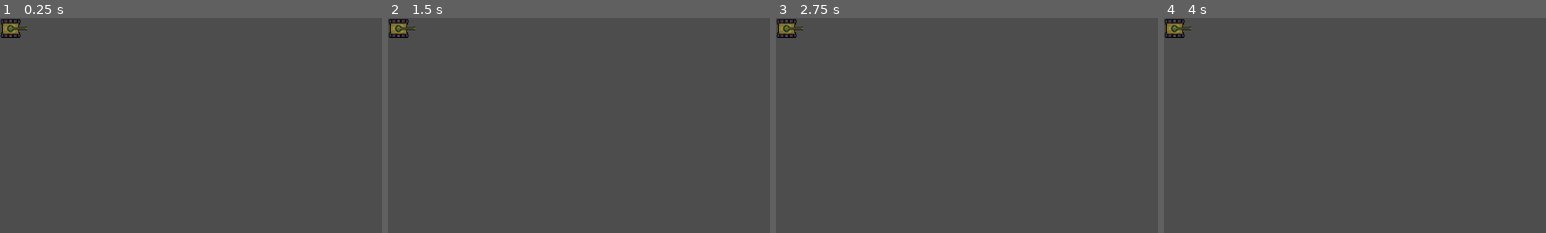
Above: before the commit, frames 1-4 (left to right).
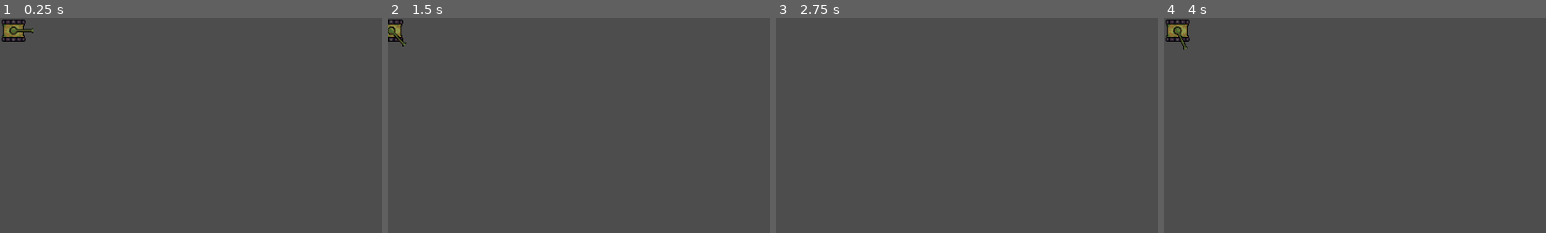
Above: after the commit, the same moments.

Repository: FannyDevz/GameProgrammingFundamental
Game: Godot game, scene res://scenes/tank.tscn
The game is run twice, just before and just after one commit, with the same random seed, the same clock (stepped at 60 frames per second) and the same inputs.
Inputs:
- Up to frame 1 (0.25 s): no input
- Up to frame 2 (1.5 s): tap Enter at 0.5 s; hold L (rotate_weapon_right, bound only after the commit) 0.53-1.28 s; hold Space (weapon_fire, bound only after the commit) 0.53-1.28 s; hold S (move_backward, bound only after the commit) from 1.28 s (still down); tap Space (weapon_fire, bound only after the commit) at 1.35 s
- Up to frame 3 (2.75 s): tap Space (weapon_fire, bound only after the commit) at 2 s; release S (move_backward, bound only after the commit) at 2.03 s; hold L (rotate_weapon_right, bound only after the commit) from 2.03 s (still down); hold Space (weapon_fire, bound only after the commit) from 2.03 s (still down)
- Up to frame 4 (4 s): tap Enter at 2.75 s; release L (rotate_weapon_right, bound only after the commit) at 2.78 s; release Space (weapon_fire, bound only after the commit) at 2.78 s; hold W (move_forward, bound only after the commit) 2.78-3.53 s; tap Space (weapon_fire, bound only after the commit) at 2.85 s; hold J (rotate_weapon_left, bound only after the commit) from 3.53 s (still down); hold Space (weapon_fire, bound only after the commit) from 3.53 s (still down)
The pictures show only the part of the screen within x 0-50%, y 0-50%; the shares and areas given below are measured in that part.
In our replay, the window is 799x449 before the commit and 800x453 after it. These sizes can differ from the game's own. Grey fills any space a smaller window leaves; there, only what the larger window draws over its background counts as a difference.

The runs differ from the first frame. In frame 1, 0.6% of the frame differs, in the area x 0-9%, y 0-12%; in frame 2, 0.5%; in frame 3, 0.4%; in frame 4, 0.6%, in the area x 0-8%, y 0-15%.

Commit message:
feat(Part 2): Moving And Firing

Diff:
--- a/project.godot
+++ b/project.godot
@@ -15,6 +15,54 @@
 config/features=PackedStringArray("4.3", "Forward Plus")
 config/icon="res://icon.svg"
 
+[display]
+
+window/size/viewport_width=960
+window/size/viewport_height=544
+window/stretch/mode="viewport"
+
 [dotnet]
 
 project/assembly_name="S1-Tank"
+
+[input]
+
+turn_left={
+"deadzone": 0.5,
+"events": [Object(InputEventKey,"resource_local_to_scene":false,"resource_name":"","device":-1,"window_id":0,"alt_pressed":false,"shift_pressed":false,"ctrl_pressed":false,"meta_pressed":false,"pressed":false,"keycode":0,"physical_keycode":65,"key_label":0,"unicode":97,"location":0,"echo":false,"script":null)
+]
+}
+turn_right={
+"deadzone": 0.5,
+"events": [Object(InputEventKey,"resource_local_to_scene":false,"resource_name":"","device":-1,"window_id":0,"alt_pressed":false,"shift_pressed":false,"ctrl_pressed":false,"meta_pressed":false,"pressed":false,"keycode":0,"physical_keycode":68,"key_label":0,"unicode":100,"location":0,"echo":false,"script":null)
+]
+}
+move_forward={
+"deadzone": 0.5,
+"events": [Object(InputEventKey,"resource_local_to_scene":false,"resource_name":"","device":-1,"window_id":0,"alt_pressed":false,"shift_pressed":false,"ctrl_pressed":false,"meta_pressed":false,"pressed":false,"keycode":0,"physical_keycode":87,"key_label":0,"unicode":119,"location":0,"echo":false,"script":null)
+]
+}
+move_backward={
+"deadzone": 0.5,
+"events": [Object(InputEventKey,"resource_local_to_scene":false,"resource_name":"","device":-1,"window_id":0,"alt_pressed":false,"shift_pressed":false,"ctrl_pressed":false,"meta_pressed":false,"pressed":false,"keycode":0,"physical_keycode":83,"key_label":0,"unicode":115,"location":0,"echo":false,"script":null)
+]
+}
+rotate_weapon_left={
+"deadzone": 0.5,
+"events": [Object(InputEventKey,"resource_local_to_scene":false,"resource_name":"","device":-1,"window_id":0,"alt_pressed":false,"shift_pressed":false,"ctrl_pressed":false,"meta_pressed":false,"pressed":false,"keycode":0,"physical_keycode":74,"key_label":0,"unicode":106,"location":0,"echo":false,"script":null)
+]
+}
+rotate_weapon_right={
+"deadzone": 0.5,
+"events": [Object(InputEventKey,"resource_local_to_scene":false,"resource_name":"","device":-1,"window_id":0,"alt_pressed":false,"shift_pressed":false,"ctrl_pressed":false,"meta_pressed":false,"pressed":false,"keycode":0,"physical_keycode":76,"key_label":0,"unicode":108,"location":0,"echo":false,"script":null)
+]
+}
+weapon_fire={
+"deadzone": 0.5,
+"events": [Object(InputEventKey,"resource_local_to_scene":false,"resource_name":"","device":-1,"window_id":0,"alt_pressed":false,"shift_pressed":false,"ctrl_pressed":false,"meta_pressed":false,"pressed":false,"keycode":0,"physical_keycode":32,"key_label":0,"unicode":32,"location":0,"echo":false,"script":null)
+]
+}
+
+[rendering]
+
+textures/canvas_textures/default_texture_filter=0
--- /dev/null
+++ b/scenes/bullet.gd
@@ -0,0 +1,8 @@
+extends Area2D
+
+const SPEED = 5000
+var direction : Vector2 = Vector2()
+
+
+func _physics_process(delta: float) -> void:
+	position += direction.normalized() * SPEED * delta
--- /dev/null
+++ b/scenes/bullet.tscn
@@ -0,0 +1,18 @@
+[gd_scene load_steps=4 format=3 uid="uid://cap7p3memu25t"]
+
+[ext_resource type="Script" path="res://scenes/bullet.gd" id="1_p5byo"]
+
+[sub_resource type="RectangleShape2D" id="RectangleShape2D_qst1b"]
+size = Vector2(3, 3)
+
+[sub_resource type="PlaceholderTexture2D" id="PlaceholderTexture2D_p34rl"]
+size = Vector2(3, 3)
+
+[node name="Bullet" type="Area2D"]
+script = ExtResource("1_p5byo")
+
+[node name="BulletCollation" type="CollisionShape2D" parent="."]
+shape = SubResource("RectangleShape2D_qst1b")
+
+[node name="BulletSprite" type="Sprite2D" parent="."]
+texture = SubResource("PlaceholderTexture2D_p34rl")
--- /dev/null
+++ b/scenes/tank.gd
@@ -0,0 +1,38 @@
+extends CharacterBody2D
+
+const SPEED = 64.0
+const TURN_SPEED = 2
+const ROTATE_SPEED = 20
+
+#@onready var weapon: Weapon = $Weapon
+
+@export var weapon: Node2D
+#@onready var weapon: Weapon = $Weapon as Weapon
+
+@onready var body_sprite := $BodySprite
+@onready var animation_player: AnimationPlayer = $AnimationPlayer
+@onready var tank_shape: CollisionShape2D = $TankShape
+
+var direction := Vector2.RIGHT
+
+func _physics_process(delta: float):
+	var input_direction := Input.get_vector("turn_left", "turn_right", "move_backward", "move_forward")
+	if input_direction.x != 0:
+		direction = direction.rotated(input_direction.x * (PI / 2) * TURN_SPEED * delta)
+		rotation = direction.angle()
+	if input_direction.y != 0:
+		animation_player.play("Move")
+		velocity = lerp(velocity, (direction.normalized() * input_direction.y) * SPEED, SPEED * delta)
+	else :
+		velocity = Vector2.ZERO
+		animation_player.play('idle')
+
+	move_and_slide()
+	#
+	var weapon_rotate_direction := Input.get_axis("rotate_weapon_left","rotate_weapon_right")
+	weapon.rotation_degrees += (weapon_rotate_direction * ROTATE_SPEED * delta * PI)
+
+func _input(event):
+	if event.is_action_pressed("weapon_fire"):
+		print("fire")
+		#weapon.fire()
--- a/scenes/tank.tscn
+++ b/scenes/tank.tscn
@@ -1,10 +1,8 @@
-[gd_scene load_steps=8 format=3 uid="uid://dudlht1ekt6tq"]
+[gd_scene load_steps=10 format=3 uid="uid://dudlht1ekt6tq"]
 
 [ext_resource type="Texture2D" uid="uid://bpjmw7wumnh7w" path="res://assets/sprites/tank_body.png" id="1_uv4y0"]
+[ext_resource type="Script" path="res://scenes/tank.gd" id="1_xd3l6"]
 [ext_resource type="PackedScene" uid="uid://hi04e1chyrna" path="res://scenes/weapon.tscn" id="2_i5ejy"]
-
-[sub_resource type="RectangleShape2D" id="RectangleShape2D_lgrui"]
-size = Vector2(28, 26)
 
 [sub_resource type="Animation" id="Animation_d6b6h"]
 resource_name = "Move"
@@ -61,20 +59,27 @@
 "idle": SubResource("Animation_mqcr1")
 }
 
-[node name="Tank" type="CharacterBody2D"]
+[sub_resource type="RectangleShape2D" id="RectangleShape2D_lgrui"]
+size = Vector2(28, 26)
 
-[node name="BodySprite" type="Sprite2D" parent="."]
-position = Vector2(16, 16)
-texture = ExtResource("1_uv4y0")
-hframes = 2
+[sub_resource type="GDScript" id="GDScript_h3orl"]
 
-[node name="TankShape" type="CollisionShape2D" parent="."]
-position = Vector2(16, 16)
-shape = SubResource("RectangleShape2D_lgrui")
-
-[node name="Weapon" parent="." instance=ExtResource("2_i5ejy")]
+[node name="Tank" type="CharacterBody2D" node_paths=PackedStringArray("weapon")]
+position = Vector2(17, 16)
+script = ExtResource("1_xd3l6")
+weapon = NodePath("Weapon")
 
 [node name="AnimationPlayer" type="AnimationPlayer" parent="."]
 libraries = {
 "": SubResource("AnimationLibrary_k0e05")
 }
+
+[node name="BodySprite" type="Sprite2D" parent="."]
+texture = ExtResource("1_uv4y0")
+hframes = 2
+
+[node name="TankShape" type="CollisionShape2D" parent="."]
+shape = SubResource("RectangleShape2D_lgrui")
+
+[node name="Weapon" parent="." instance=ExtResource("2_i5ejy")]
+script = SubResource("GDScript_h3orl")
--- /dev/null
+++ b/scenes/weapon.gd
@@ -0,0 +1,32 @@
+extends Node2D
+class_name Weapon
+
+enum STATES {READY, FIRING, RELOADING}
+
+@export var BULLET_SCENE : PackedScene
+@onready var reload_timer: Timer = $ReloadTimer
+
+var state : STATES = STATES.READY
+
+
+func change_state(new_state: STATES):
+	state = new_state
+
+func fire():
+	if state == STATES.FIRING || state == STATES.RELOADING :
+		return
+
+	change_state(STATES.FIRING)
+	var bullet = BULLET_SCENE.instantiate()
+	bullet.direction = Vector2.from_angle(global_rotation)
+	bullet.global_position = global_position
+
+	get_tree().root.add_child(bullet)
+
+	change_state(STATES.RELOADING)
+	reload_timer.start()
+
+
+
+func _on_reload_timer_timeout() -> void:
+	change_state(STATES.READY)
--- a/scenes/weapon.tscn
+++ b/scenes/weapon.tscn
@@ -1,10 +1,18 @@
-[gd_scene load_steps=2 format=3 uid="uid://hi04e1chyrna"]
+[gd_scene load_steps=4 format=3 uid="uid://hi04e1chyrna"]
 
 [ext_resource type="Texture2D" uid="uid://d1ci7g78aeqqc" path="res://assets/sprites/tank_weapon.png" id="1_agkt6"]
+[ext_resource type="Script" path="res://scenes/weapon.gd" id="1_rriur"]
+[ext_resource type="PackedScene" uid="uid://cap7p3memu25t" path="res://scenes/bullet.tscn" id="2_yqnb0"]
 
 [node name="Weapon" type="Node2D"]
+script = ExtResource("1_rriur")
+BULLET_SCENE = ExtResource("2_yqnb0")
 
 [node name="WeaponSprite" type="Sprite2D" parent="."]
-position = Vector2(16, 16)
+position = Vector2(13, 1)
 texture = ExtResource("1_agkt6")
-offset = Vector2(10, 0)
+offset = Vector2(-3, -1)
+
+[node name="ReloadTimer" type="Timer" parent="."]
+
+[connection signal="timeout" from="ReloadTimer" to="." method="_on_reload_timer_timeout"]
--- a/world.tscn
+++ b/world.tscn
@@ -1,3 +1,9 @@
-[gd_scene format=3 uid="uid://dgmy36dsujhv8"]
+[gd_scene load_steps=2 format=3 uid="uid://dgmy36dsujhv8"]
+
+[ext_resource type="PackedScene" uid="uid://dudlht1ekt6tq" path="res://scenes/tank.tscn" id="1_uju7p"]
 
 [node name="World" type="Node2D"]
+
+[node name="Tank" parent="." instance=ExtResource("1_uju7p")]
+position = Vector2(24, 22)
+rotation = 0.00248275
Binary file added: doc/image/part1.png
Not shown, added: doc/image/part1.png.import
Not shown, added: readme.md
